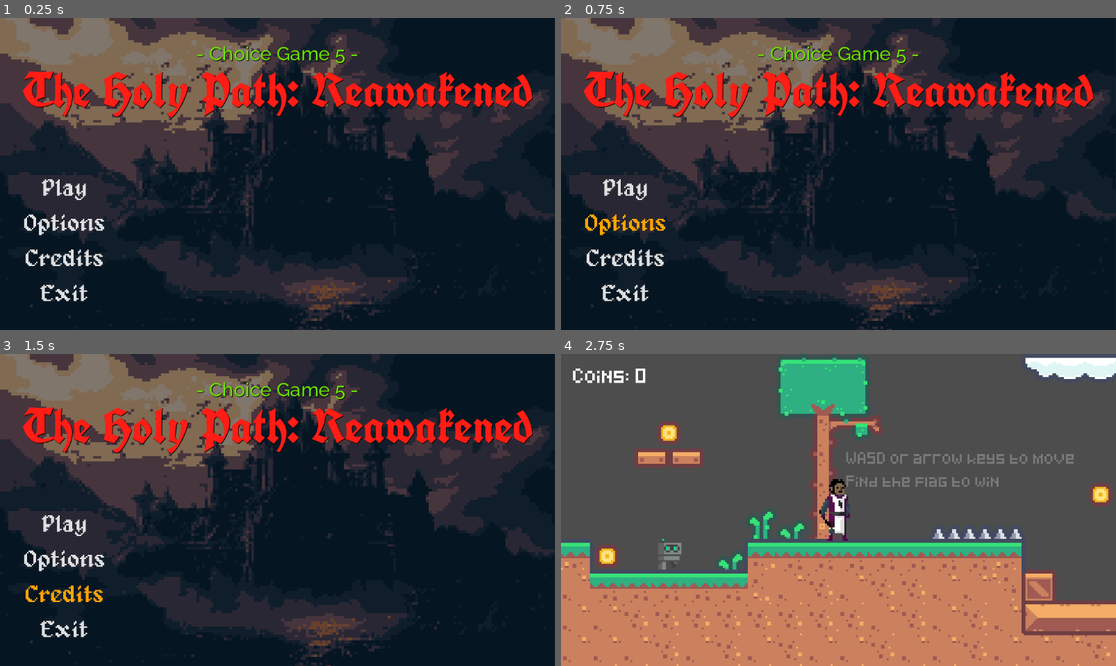
Above: before the commit, frames 1-4 (two rows, left to right).
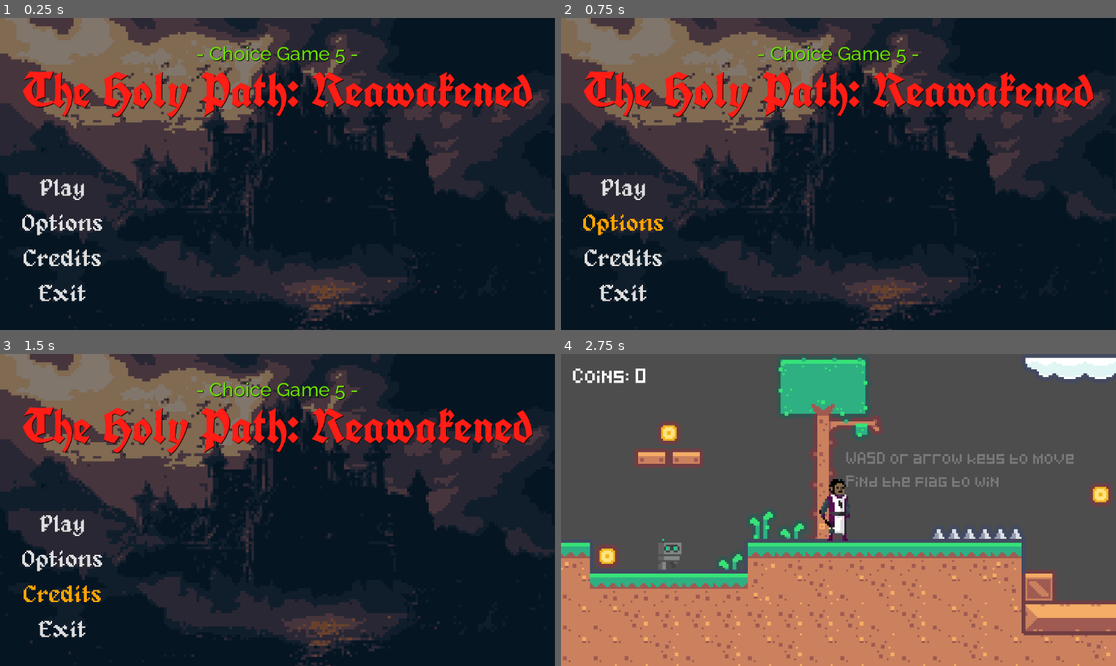
Above: after the commit, the same moments.

Repository: choice-games-media/the-holy-path-reawakened
Game: Godot game, scene res://scenes/menu.tscn
Two runs of this game, one before a commit and one after it. Both use one fixed random seed, a clock stepped at 60 frames per second and the inputs below.
Inputs:
- Up to frame 1 (0.25 s): no input
- Up to frame 2 (0.75 s): click "Options" at 0.5 s
- Up to frame 3 (1.5 s): click "Credits" at 1.25 s
- Up to frame 4 (2.75 s): click "Play" at 2 s

The runs differ from the first frame. In frame 1, 1.2% of the frame differs, in the area x 4-19%, y 51-91%; in frame 2, 1.3%; in frame 3, 1.3%; in frame 4, nothing differs.

Commit message:
Annoying menu inconsistency

Diff:
--- a/scenes/menu.tscn
+++ b/scenes/menu.tscn
@@ -29,14 +29,15 @@
 
 [node name="MarginContainer" type="MarginContainer" parent="."]
 layout_mode = 1
-anchors_preset = 5
-anchor_left = 0.5
-anchor_right = 0.5
-offset_left = -107.5
-offset_right = 107.5
-offset_bottom = 23.0
+anchors_preset = 15
+anchor_right = 1.0
+anchor_bottom = 1.0
 grow_horizontal = 2
+grow_vertical = 2
+theme_override_constants/margin_left = 50
 theme_override_constants/margin_top = 50
+theme_override_constants/margin_right = 50
+theme_override_constants/margin_bottom = 50
 
 [node name="VBoxContainer" type="VBoxContainer" parent="MarginContainer"]
 layout_mode = 2
@@ -59,42 +60,28 @@
 theme_override_font_sizes/font_size = 100
 text = "The Holy Path: Reawakened"
 
-[node name="MarginContainer2" type="MarginContainer" parent="."]
-layout_mode = 1
-anchors_preset = 2
-anchor_top = 1.0
-anchor_bottom = 1.0
-offset_top = -136.0
-offset_right = 70.0
-grow_vertical = 0
-theme_override_constants/margin_left = 50
-theme_override_constants/margin_bottom = 50
-
-[node name="VBoxContainer" type="VBoxContainer" parent="MarginContainer2"]
+[node name="VBoxContainer2" type="VBoxContainer" parent="MarginContainer"]
 layout_mode = 2
-size_flags_horizontal = 4
-size_flags_vertical = 4
+size_flags_horizontal = 0
+size_flags_vertical = 8
+theme = ExtResource("4_ot4kw")
 theme_override_constants/separation = 25
 
-[node name="PlayButton" type="Button" parent="MarginContainer2/VBoxContainer"]
+[node name="PlayButton" type="Button" parent="MarginContainer/VBoxContainer2"]
 layout_mode = 2
-theme = ExtResource("4_ot4kw")
 text = "Play"
 
-[node name="OptionsButton" type="Button" parent="MarginContainer2/VBoxContainer"]
+[node name="OptionsButton" type="Button" parent="MarginContainer/VBoxContainer2"]
 layout_mode = 2
-theme = ExtResource("4_ot4kw")
 text = "Options"
 
-[node name="CreditsButton" type="Button" parent="MarginContainer2/VBoxContainer"]
+[node name="CreditsButton" type="Button" parent="MarginContainer/VBoxContainer2"]
 layout_mode = 2
-theme = ExtResource("4_ot4kw")
 text = "Credits"
 
-[node name="ExitButton" type="Button" parent="MarginContainer2/VBoxContainer"]
+[node name="ExitButton" type="Button" parent="MarginContainer/VBoxContainer2"]
 layout_mode = 2
-theme = ExtResource("4_ot4kw")
 text = "Exit"
 
-[connection signal="pressed" from="MarginContainer2/VBoxContainer/PlayButton" to="." method="_on_play_button_pressed"]
-[connection signal="pressed" from="MarginContainer2/VBoxContainer/ExitButton" to="." method="_on_exit_button_pressed"]
+[connection signal="pressed" from="MarginContainer/VBoxContainer2/PlayButton" to="." method="_on_play_button_pressed"]
+[connection signal="pressed" from="MarginContainer/VBoxContainer2/ExitButton" to="." method="_on_exit_button_pressed"]
